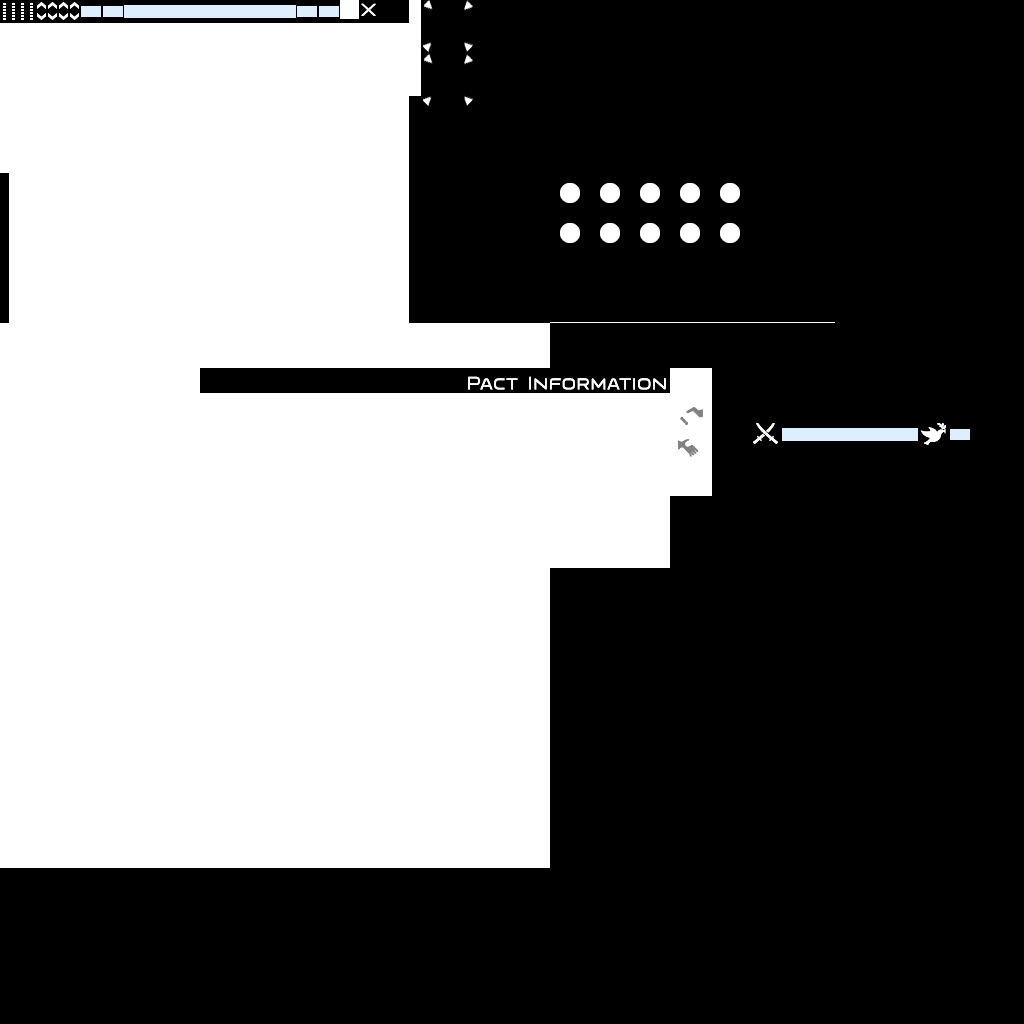
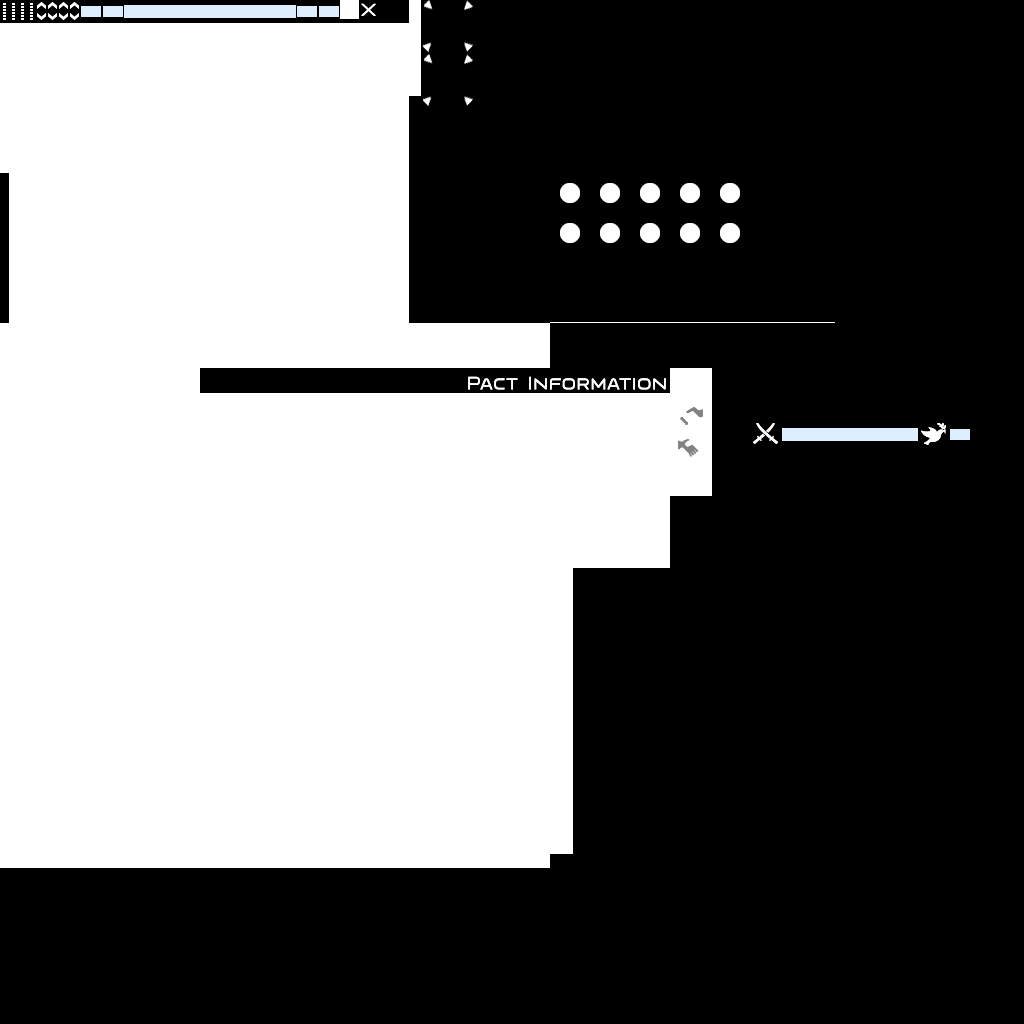
Layer changes from the first 1024 x 1024 image to the second:
added layer "Menu Tooltip" (1st of 2, in "Themes") in group "Themes" over (550, 568, 573, 854)
added layer "Menu Tooltip" (2nd of 2, in "Alpha") in group "Alpha" over (550, 568, 573, 854)
